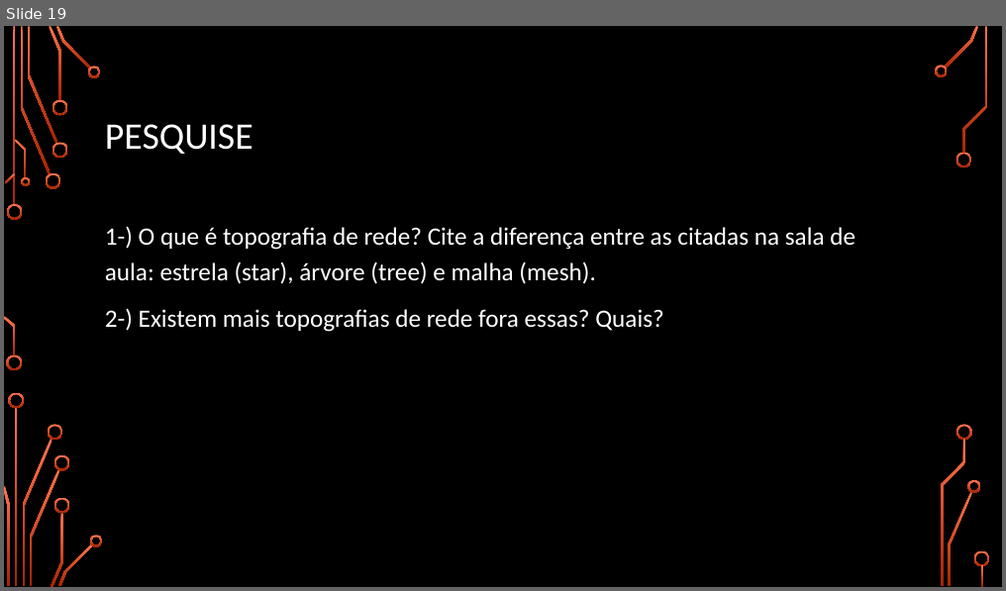
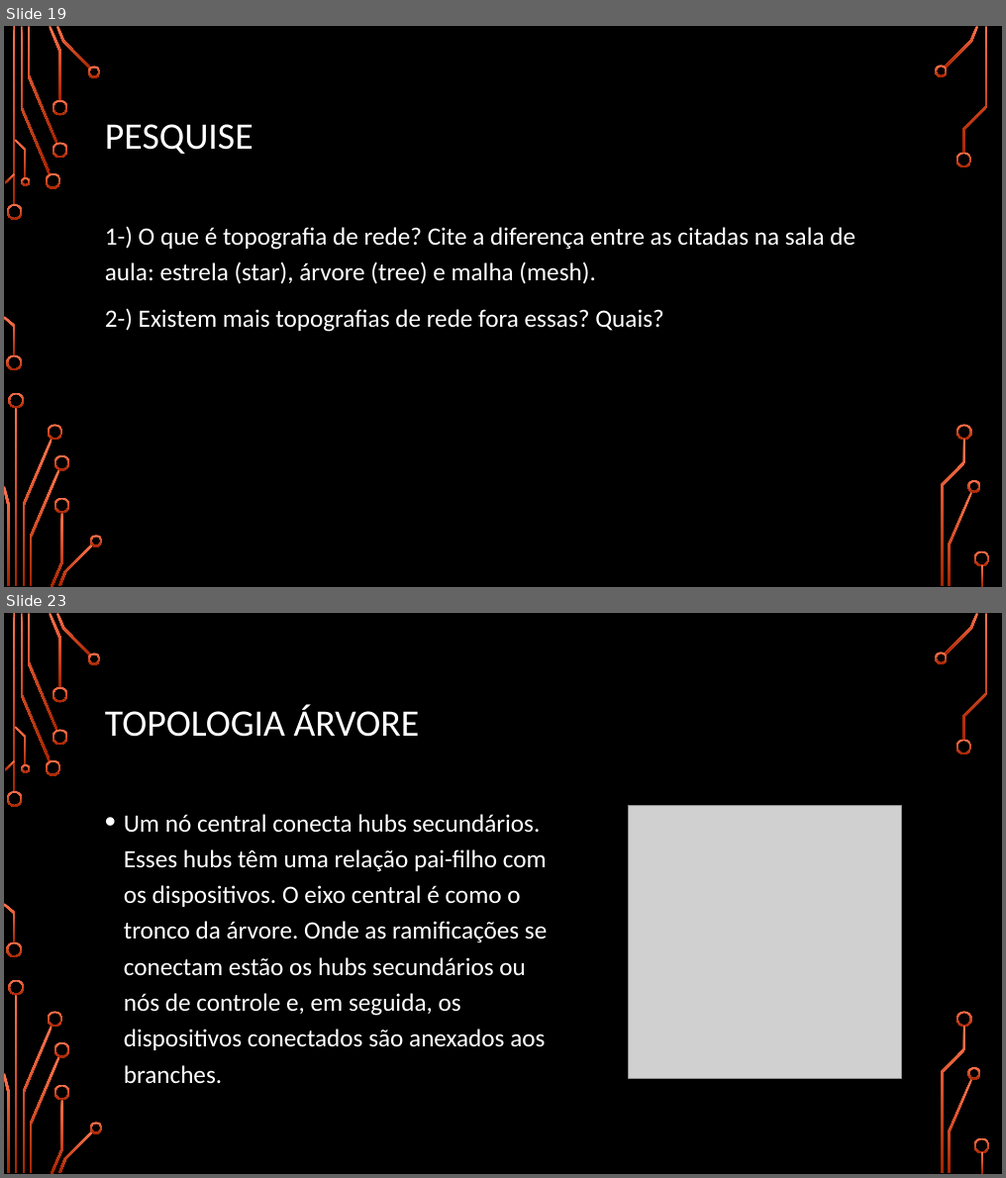
Before and after one commit to luisfernandospoljaric/SENAI2024, a slide deck: IoT 60h/Protocolos de comunicacao/ZigBee.pptx. Shown one above the other, each under a label of ours: slide 19 before the commit, slides 19 and 23 after it; the slides between them are not shown. The pictures are 1006x591 and 1006x1178 pixels, drawn with LibreOffice and Linux fonts; fonts in the diff are those of the drawing; grey boxes stand for pictures; background and template pictures are left out. Boxes give left, top, right and bottom in pixels: in the first picture for what was removed or moved away, otherwise in the second. Text is boxed around its words. In the diff, an @@ line names an element or a change of style, - is before the commit and + after.

```diff
--- a/IoT 60h/Protocolos de comunicacao/ZigBee.pptx
+++ b/IoT 60h/Protocolos de comunicacao/ZigBee.pptx
@@ slide 23 added at (x1=4, y1=613, x2=1002, y2=1174), background picture (left out); not listed: 36 template elements that a slide beside it also shows @@
@@ title added at (x1=105, y1=704, x2=420, y2=737), 36 pt, text #FFFFFF @@
+TOPOLOGIA ÁRVORE
@@ text added at (x1=124, y1=814, x2=547, y2=1084), 24 pt, text #FFFFFF @@
+• Um nó central conecta hubs secundários. Esses hubs têm uma relação pai-filho com os dispositivos. O eixo central é como o tronco da árvore. Onde as ramificações se conectam estão os hubs secundários ou nós de controle e, em seguida, os dispositivos conectados são anexados aos branches.
@@ picture added at (x1=629, y1=805, x2=902, y2=1078) @@
```
Also in this commit, not shown: 8 other slides added.
